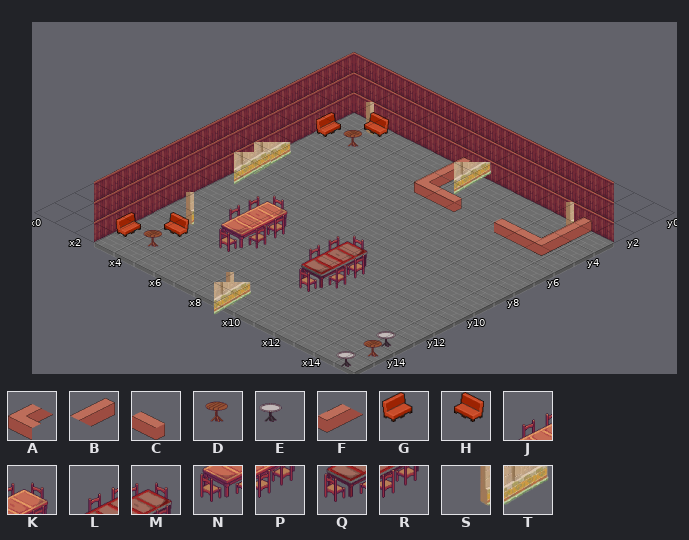
A Tiled map gets an edit: Output/Assets/Maps/Mapa 1.5 Taberna.tmx. That is the earlier state.
Cells are 128x64 px. Isometric: x runs down to the right, y down to the left. Shown: x 0..15, y 0..15.
Key: from "Level 2": A 4, B 5, C 6, D 8, E 9, F 16, G 20, H 21, J 38, K 39, L 40, M 41, N 50, P 51, Q 52, R 53; from "Tileset mapa 3": S 22, T 23.
_ is an empty cell.
Layers that did not change in this view are not listed.
Layer "furniture" before, first column x 0:
 0 ________________
 1 ________________
 2 ________________
 3 ___SH___BT___SB_
 4 ___GD___AC__CCF_
 5 ________________
 6 ________________
 7 ___T____________
 8 ___T____________
 9 _____K___M______
10 ____J___L_______
11 _______P___R____
12 ___S__N___Q_____
13 ____H__________E
14 ___GD__________D
15 ________ST_____E
After:
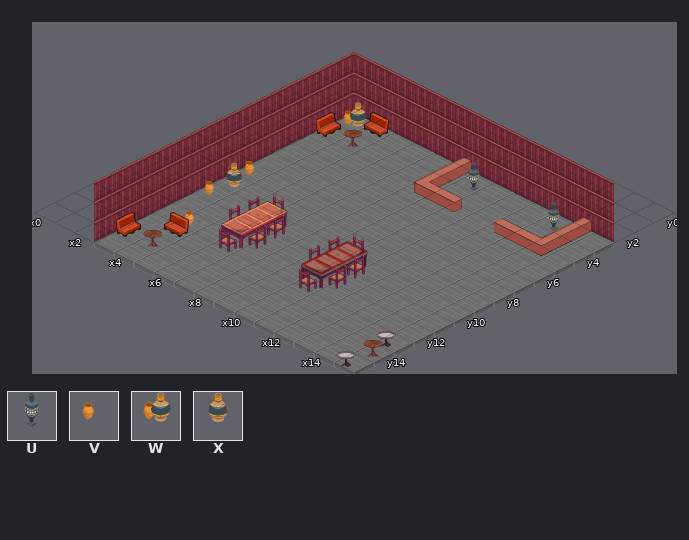
Further tiles: from "Tileset props": U 42, V 43, W 44, X 45.
What changed:
Changed rows in their new state; . is an unchanged cell.
Layer "furniture":
first column x 3:
 3 W.....U...U
first column x 3:
 7 _......
 8 V......
 9 X......
10 V......
12 _V.....
15 .....__
Changed places in both pictures, as pixel boxes (x1, y1, x2, y2):
changed: (343, 102, 374, 132)
changed: (184, 142, 291, 225)
changed: (454, 162, 491, 192)
changed: (548, 202, 574, 231)
removed: (214, 272, 251, 312)
